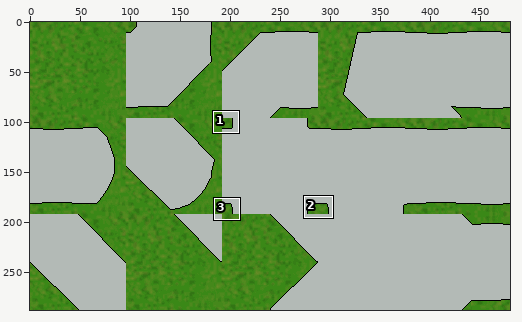
Two states of a sprite sheet, Assets/Resources/TileSet_Grass_Paved.png. The picture above shows the old version from afar; the outline marks the close-up.
Close-up. First the earlier version:
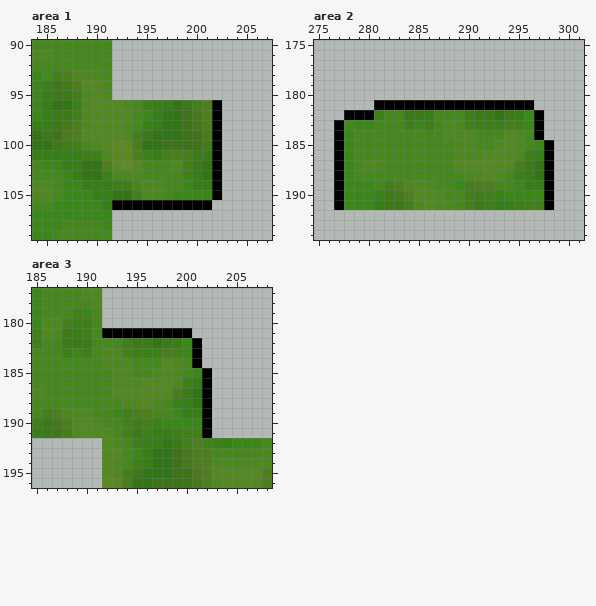
The file is 480x288 pixels. Colours within 5 levels of each other are drawn and written as one. Shown: area 1: x 184..207, y 90..109; area 2: x 275..301, y 175..194; area 3: x 185..208, y 177..196. The commit also changed other parts of the picture, which this record leaves out.
The result:
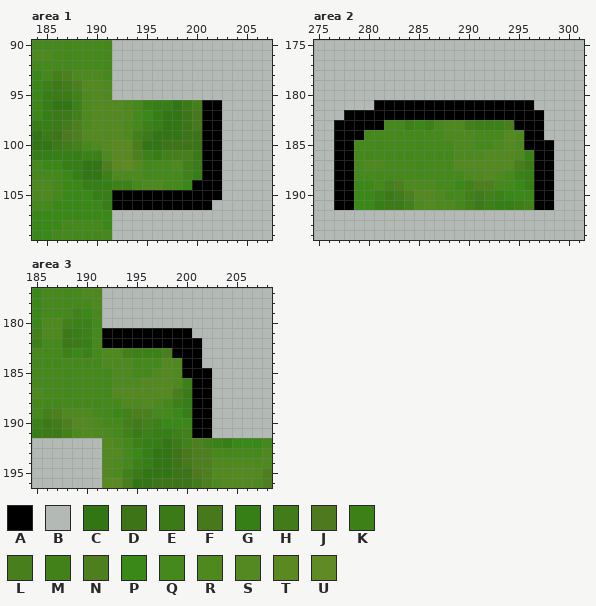
Palette (. is transparent): A #000000  B #b3bab6  C #327514  D #3d7418  E #3c7a18  F #48781c  G #367f16  H #427b1a  J #4e791e  K #3c8118  L #487e1c  M #42811a  N #4e7f1e  P #3a8817  Q #45881b  R #4d891e  S #538920  T #5a8922  U #608a24
The edit:
Changed rows in their new state; - is an unchanged pixel.
Area 1:
first column x 192:
 96 ---------A
 97 ---------A
 98 ---------A
 99 ---------A
100 ---------A
101 ---------A
102 ---------A
103 ---------A
104 --------AA
105 AAAAAAAAAA
Area 2:
first column x 278:
182 ---AAAAAAAAAAAAAAAA-
183 AAAA-------------AA-
184 AA----------------A-
185 A-----------------AA
186 A------------------A
187 A------------------A
188 A------------------A
189 A------------------A
190 A------------------A
191 A------------------A
Area 3:
first column x 192:
182 AAAAAAAAA-
183 -------AA-
184 --------A-
185 --------AA
186 ---------A
187 ---------A
188 ---------A
189 ---------A
190 ---------A
191 ---------A
Where, in picture pixels (left, top, right, bottom), the same in both close-ups:
changed: (112, 100, 212, 200)
changed: (344, 110, 544, 210)
changed: (102, 338, 202, 438)
